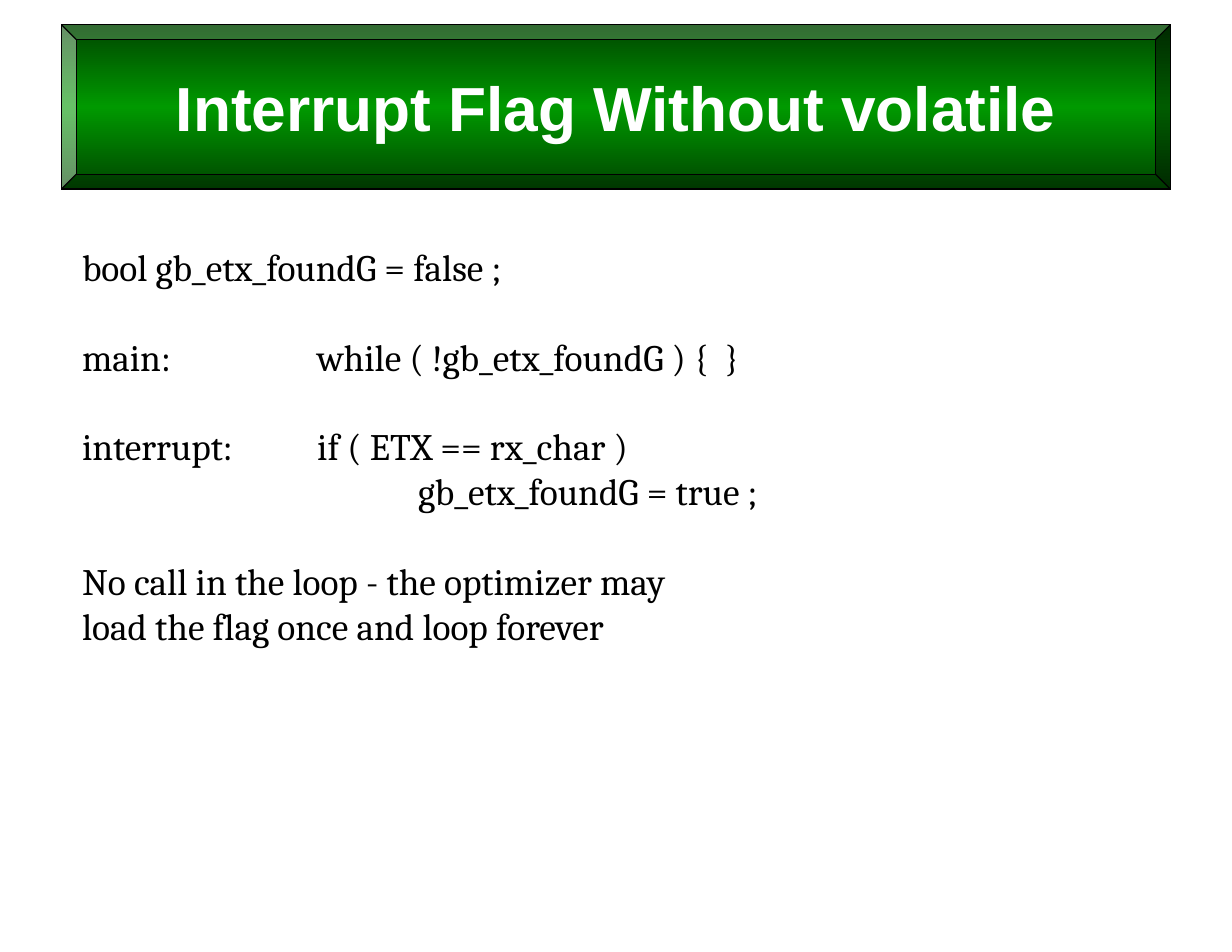
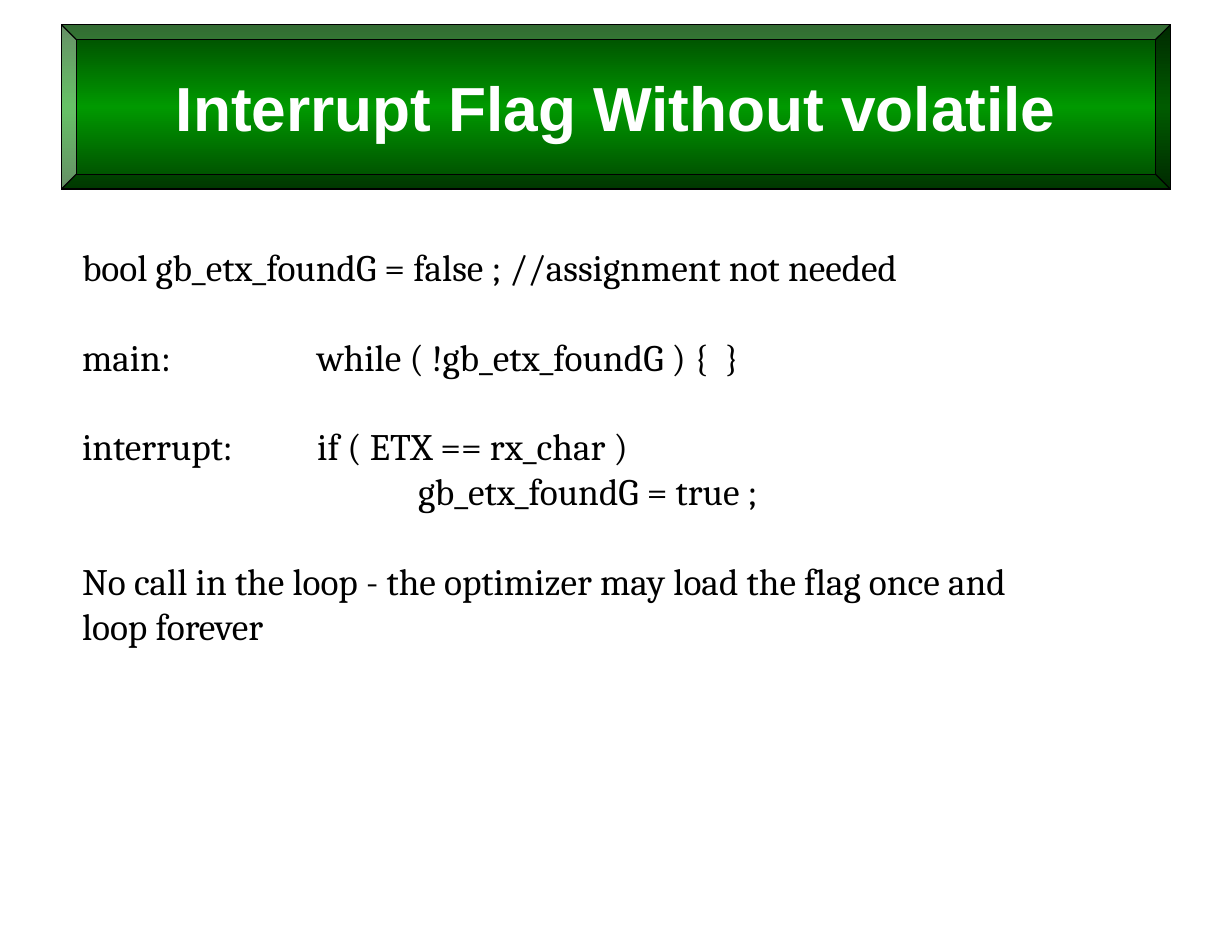
Before and after one commit to billswartz7/IntroToProgramming, a slide deck: slide 71 of Slides/L10_Scope-and-Persistence.pptx (slide 65 before the commit). Drawn at 1232x952 pixels with LibreOffice and Linux fonts; fonts in the diff are those of the drawing. Boxes give left, top, right and bottom in pixels: in the first picture for what was removed or moved away, otherwise in the second. Text is boxed around its words. In the diff, an @@ line names an element or a change of style, - is before the commit and + after.

```diff
--- a/Slides/L10_Scope-and-Persistence.pptx
+++ b/Slides/L10_Scope-and-Persistence.pptx
@@ text at (82, 254, 897, 290): text changed @@
-bool gb_etx_foundG = false ;
+bool gb_etx_foundG = false ; //assignment not needed
@@ text at (82, 568, 1006, 648): text changed @@
-No call in the loop - the optimizer may
-load the flag once and loop forever
+No call in the loop - the optimizer may load the flag once and loop forever
```
Also in this commit, not shown: 44 other slides changed, 6 slides added, 13 other files.
